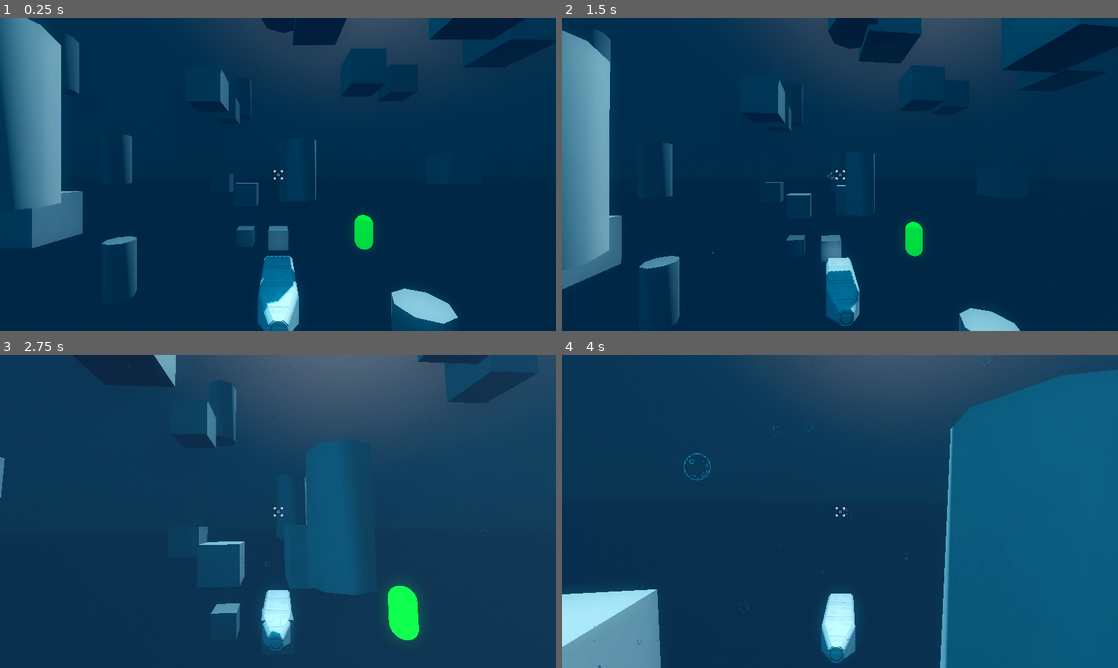
Above: before the commit, frames 1-4 (two rows, left to right).
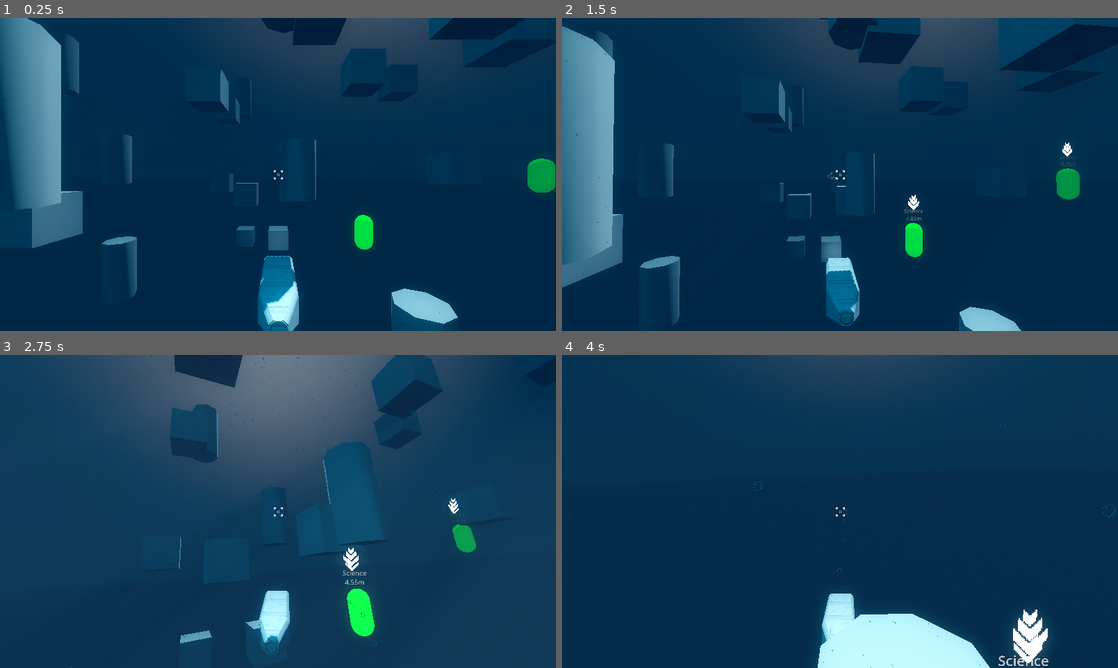
Above: after the commit, the same moments.

Repository: cogwerkz/ldjam57-depths
Game: Godot game, scene res://arena/Game.tscn
The game is run twice, just before and just after one commit, with the same random seed, the same clock (stepped at 60 frames per second) and the same inputs.
Inputs (mouse positions are in pixels of both pictures, inside the frame that each line leads up to):
- Up to frame 1 (0.25 s): no input
- Up to frame 2 (1.5 s): move the mouse to (867, 174) at 0.52 s; hold W (throttle_forward) from 0.53 s (still down); tap Middle mouse button (tertiary_action) at 0.6, 1.35 s; move the mouse to (812, 174) at 1.27 s
- Up to frame 3 (2.75 s): keep holding W (throttle_forward); move the mouse to (289, 505) at 2.02 s; hold Shift (throttle_overdrive) from 2.03 s (still down); tap Middle mouse button (tertiary_action) at 2.3 s
- Up to frame 4 (4 s): keep holding W (throttle_forward); move the mouse to (834, 517) at 2.77 s; release Shift (throttle_overdrive) at 2.78 s; tap Middle mouse button (tertiary_action) at 2.85, 3.6 s; move the mouse to (878, 514) at 3.52 s

The runs differ from the first frame. In frame 1, 0.5% of the frame differs, in the area x 28-100%, y 44-95%; in frame 2, 1.8%; in frame 3, 20%; in frame 4, 39%, in the area x 0-100%, y 0-100%.

Commit message:
Impol POI marker mechanism and basic scanner function

Diff:
--- a/arena/Game.tscn
+++ b/arena/Game.tscn
@@ -64,6 +64,11 @@
 [node name="Pickup" parent="Pickups" instance=ExtResource("3_m1fsu")]
 transform = Transform3D(1, 0, 0, 0, 1, 0, 0, 0, 1, 5, 0, -6)
 
+[node name="Pickup2" parent="Pickups" instance=ExtResource("3_m1fsu")]
+transform = Transform3D(1, 0, 0, 0, 1, 0, 0, 0, 1, 15.4, 3.3, -6)
+type = 2
+amount = 50
+
 [node name="CSGBox3D" type="CSGBox3D" parent="."]
 transform = Transform3D(1, 0, 0, 0, 1, 0, 0, 0, 1, 0, 0, -5)
 
--- /dev/null
+++ b/entity/marker/PoiMarker.tscn
@@ -0,0 +1,109 @@
+[gd_scene load_steps=8 format=3 uid="uid://buuvl2lynwwv5"]
+
+[ext_resource type="Script" uid="uid://bvh2o5vcq36yo" path="res://entity/marker/poi_marker.gd" id="1_8eowh"]
+[ext_resource type="Texture2D" uid="uid://bgxc68mges26y" path="res://assets/raw/marker.png" id="1_fxbgl"]
+
+[sub_resource type="StandardMaterial3D" id="StandardMaterial3D_bjgrx"]
+resource_local_to_scene = true
+transparency = 1
+no_depth_test = true
+shading_mode = 0
+disable_ambient_light = true
+disable_fog = true
+albedo_texture = ExtResource("1_fxbgl")
+texture_filter = 0
+billboard_mode = 3
+billboard_keep_scale = true
+particles_anim_h_frames = 1
+particles_anim_v_frames = 1
+particles_anim_loop = false
+
+[sub_resource type="QuadMesh" id="QuadMesh_bjgrx"]
+resource_local_to_scene = true
+material = SubResource("StandardMaterial3D_bjgrx")
+
+[sub_resource type="Animation" id="Animation_fxbgl"]
+resource_name = "bob"
+loop_mode = 1
+tracks/0/type = "value"
+tracks/0/imported = false
+tracks/0/enabled = true
+tracks/0/path = NodePath("Marker3D/MeshInstance3D:position")
+tracks/0/interp = 2
+tracks/0/loop_wrap = true
+tracks/0/keys = {
+"times": PackedFloat32Array(0, 0.5),
+"transitions": PackedFloat32Array(1, 1),
+"update": 0,
+"values": [Vector3(0, 0, 0), Vector3(0, 0.4, 0)]
+}
+tracks/1/type = "value"
+tracks/1/imported = false
+tracks/1/enabled = true
+tracks/1/path = NodePath("Marker3D/MeshInstance3D:scale")
+tracks/1/interp = 2
+tracks/1/loop_wrap = true
+tracks/1/keys = {
+"times": PackedFloat32Array(0, 0.5),
+"transitions": PackedFloat32Array(1, 1),
+"update": 0,
+"values": [Vector3(1, 1, 1), Vector3(1.2, 1.2, 1.2)]
+}
+
+[sub_resource type="Animation" id="Animation_8eowh"]
+length = 0.001
+tracks/0/type = "value"
+tracks/0/imported = false
+tracks/0/enabled = true
+tracks/0/path = NodePath("Marker3D/MeshInstance3D:position")
+tracks/0/interp = 1
+tracks/0/loop_wrap = true
+tracks/0/keys = {
+"times": PackedFloat32Array(0),
+"transitions": PackedFloat32Array(1),
+"update": 0,
+"values": [Vector3(0, 0, 0)]
+}
+tracks/1/type = "value"
+tracks/1/imported = false
+tracks/1/enabled = true
+tracks/1/path = NodePath("Marker3D/MeshInstance3D:scale")
+tracks/1/interp = 1
+tracks/1/loop_wrap = true
+tracks/1/keys = {
+"times": PackedFloat32Array(0),
+"transitions": PackedFloat32Array(1),
+"update": 0,
+"values": [Vector3(1, 1, 1)]
+}
+
+[sub_resource type="AnimationLibrary" id="AnimationLibrary_8eowh"]
+_data = {
+&"RESET": SubResource("Animation_8eowh"),
+&"bob": SubResource("Animation_fxbgl")
+}
+
+[node name="PoiMarker" type="Node3D"]
+script = ExtResource("1_8eowh")
+
+[node name="Marker3D" type="Marker3D" parent="."]
+transform = Transform3D(1, 0, 0, 0, 1, 0, 0, 0, 1, 0, 0.7, 0)
+
+[node name="MeshInstance3D" type="MeshInstance3D" parent="Marker3D"]
+mesh = SubResource("QuadMesh_bjgrx")
+skeleton = NodePath("../..")
+
+[node name="Label3D" type="Label3D" parent="."]
+layers = 524288
+billboard = 1
+double_sided = false
+no_depth_test = true
+texture_filter = 0
+text = "#TODO"
+font_size = 64
+
+[node name="AnimationPlayer" type="AnimationPlayer" parent="."]
+libraries = {
+&"": SubResource("AnimationLibrary_8eowh")
+}
+autoplay = "bob"
--- /dev/null
+++ b/entity/marker/poi_marker.gd
@@ -0,0 +1,20 @@
+extends Node3D
+
+@onready var label: Label3D = $Label3D
+@export var life: float
+@export var anchor: Node3D
+@export var text: String
+
+func _ready() -> void:
+	var material = $Marker3D/MeshInstance3D.mesh.surface_get_material(0)
+	var tween = get_tree().create_tween()
+	tween.set_ease(Tween.EASE_IN_OUT)
+	tween.set_trans(Tween.TRANS_CUBIC)
+	tween.parallel().tween_property(material, "albedo_color", Color(1.0, 1.0, 1.0, 0.0), life)
+	tween.parallel().tween_property(label, "modulate", Color(1.0, 1.0, 1.0, 0.0), life)
+	await tween.finished
+	queue_free()
+
+func _process(_delta: float) -> void:
+	var distance = anchor.global_position.distance_to(global_position)
+	label.text = "%s\n%.2fm" % [text, distance]
--- a/entity/pickup/pickup.gd
+++ b/entity/pickup/pickup.gd
@@ -8,13 +8,20 @@
 	LogBook,
 }
 
+const NAMES = {
+	PickupType.Science: "Science",
+	PickupType.Fuel: "Fuel",
+	PickupType.Ammo: "Ammo",
+	PickupType.LogBook: "Lost Log Book",
+}
+
 @export var type: PickupType = PickupType.Science
 @export var amount: int = 1
 # This should only exist for log books
 @export var log_book_entry: String = ""
 
 func pickup_descriptor() -> Dictionary:
-	var ret = { "type": type }
+	var ret = { "type": type, "name": NAMES[type] }
 
 	match type:
 		PickupType.LogBook:
--- a/entity/player/PlayerSubmarine.tscn
+++ b/entity/player/PlayerSubmarine.tscn
@@ -53,6 +53,9 @@
 
 [sub_resource type="QuadMesh" id="QuadMesh_dan0s"]
 material = SubResource("StandardMaterial3D_vka5r")
+
+[sub_resource type="SphereShape3D" id="SphereShape3D_x8ejc"]
+radius = 30.0
 
 [node name="PlayerSubmarine" type="RigidBody3D"]
 script = ExtResource("1_vby8d")
@@ -120,10 +123,19 @@
 [node name="CollisionShape3D" type="CollisionShape3D" parent="PickupDetector"]
 shape = SubResource("SphereShape3D_f1t2n")
 
-[node name="GPUParticles3D2" type="GPUParticles3D" parent="."]
+[node name="BubbleParticles" type="GPUParticles3D" parent="."]
 amount = 4096
 lifetime = 4.0
+preprocess = 1.0
 randomness = 0.5
 visibility_aabb = AABB(-64, -64, -64, 128, 128, 128)
 process_material = SubResource("ParticleProcessMaterial_6lrfa")
 draw_pass_1 = SubResource("QuadMesh_dan0s")
+
+[node name="Scanner" type="Area3D" parent="."]
+collision_layer = 0
+collision_mask = 12
+monitorable = false
+
+[node name="CollisionShape3D" type="CollisionShape3D" parent="Scanner"]
+shape = SubResource("SphereShape3D_x8ejc")
--- a/entity/player/player_submarine.gd
+++ b/entity/player/player_submarine.gd
@@ -1,14 +1,22 @@
 extends RigidBody3D
 class_name PlayerSubmarine
+
+const MARKER := preload("res://entity/marker/PoiMarker.tscn")
 
 @onready var camera: Camera3D = $Camera3D
 @onready var crosshair: TextureRect = $Gui/Crosshair
 @onready var direction: TextureRect = $Gui/Direction
 
 @onready var pickup_detector: Area3D = $PickupDetector
+@onready var scanner: Area3D = $Scanner
 
-var current_state: PlayerState = PlayerState.new()
-var skill_tree: SkillTree = SkillTree.new()
+# TODO: use cd and range for scanner from state
+const SCANNER_COOLDOWN := 10.0
+var scanner_charge := SCANNER_COOLDOWN
+var scanner_decay := SCANNER_COOLDOWN * 0.6
+
+@export var current_state: PlayerState = PlayerState.new()
+@export var skill_tree: SkillTree = SkillTree.new()
 
 var mouse_captured = true
 var mouse_deltas := Vector2.ZERO
@@ -28,6 +36,18 @@
 
 func current_state_updated() -> void:
 	pass
+
+func scan() -> void:
+	for area in scanner.get_overlapping_areas():
+		if area is Pickup:
+			var pickup: Pickup = area
+			var marker = MARKER.instantiate(PackedScene.GEN_EDIT_STATE_INSTANCE)
+			marker.text = pickup.pickup_descriptor().name
+			marker.life = scanner_decay
+			marker.anchor = self
+			area.add_child(marker)
+			marker.global_position = pickup.global_position + Vector3(0.0, 1.5, 0.0)
+			marker.top_level = true
 
 func update_gui() -> void:
 	var center = crosshair.position # this makes arrow position independent of viewport size calculation
@@ -58,46 +78,57 @@
 
 	var acceleration := current_state.linear_acceleration * 60.0 * delta
 	var overdrive = 1.0
+	var should_auto_level = true
 	if Input.is_action_pressed('throttle_overdrive'):
 		overdrive = 4.0
 	if Input.is_action_pressed('throttle_forward'):
 		apply_force(transform.basis.z * -acceleration * overdrive, Vector3.ZERO)
+		should_auto_level = false
 	if Input.is_action_pressed('throttle_backward'):
 		apply_force(transform.basis.z * acceleration * overdrive, Vector3.ZERO)
+		should_auto_level = false
 	if Input.is_action_pressed('throttle_up'):
-		apply_force(transform.basis.y * acceleration, Vector3.ZERO)
+		apply_force(transform.basis.y * acceleration * overdrive, Vector3.ZERO)
+		should_auto_level = false
 	if Input.is_action_pressed('throttle_down'):
-		apply_force(transform.basis.y * -acceleration, Vector3.ZERO)
+		apply_force(transform.basis.y * -acceleration * overdrive, Vector3.ZERO)
+		should_auto_level = false
 	if Input.is_action_pressed('throttle_left'):
-		apply_force(transform.basis.x * -acceleration, Vector3.ZERO)
+		apply_force(transform.basis.x * -acceleration * overdrive, Vector3.ZERO)
+		should_auto_level = false
 	if Input.is_action_pressed('throttle_right'):
-		apply_force(transform.basis.x * acceleration, Vector3.ZERO)
+		apply_force(transform.basis.x * acceleration * overdrive, Vector3.ZERO)
+		should_auto_level = false
 	if Input.is_action_pressed('roll_left'):
-		apply_torque(transform.basis.z * acceleration * 0.2)
+		apply_torque(transform.basis.z * acceleration * overdrive * 0.2)
+		should_auto_level = false
 	if Input.is_action_pressed('roll_right'):
-		apply_torque(transform.basis.z * -acceleration * 0.2)
+		apply_torque(transform.basis.z * -acceleration * overdrive * 0.2)
+		should_auto_level = false
 
-	var yaw = mouse_deltas.x / crosshair.position.x * 100000.0 * delta
-	var pitch = mouse_deltas.y / crosshair.position.y * 100000.0 * delta
+	if Input.is_action_just_released("tertiary_action"):
+		scan()
 
-	#var a = current_state.angular_acceleration
-	#var max_angular_acceleration = Vector3(a, a, a)
-	#apply_torque(clamp(transform.basis.y * (-yaw), -max_angular_acceleration, max_angular_acceleration))
-	#apply_torque(clamp(transform.basis.x * (-pitch), -max_angular_acceleration, max_angular_acceleration))
+	var yaw = mouse_deltas.x / crosshair.position.x * 100000.0 * overdrive * delta
+	var pitch = mouse_deltas.y / crosshair.position.y * 100000.0 * overdrive * delta
 
 	apply_torque(transform.basis.y * (-yaw))
 	apply_torque(transform.basis.x * (-pitch))
+
+	if absf(yaw) > 0.5 || absf(pitch) > 0.5:
+		should_auto_level = false
 
 
 	update_gui()
 
 	mouse_deltas *= 0.5
 
-	# Always point Y axis up - "auto-leveling"
-	var new_x = -global_transform.basis.z.cross(Vector3.UP).normalized()
-	var new_z = new_x.cross(Vector3.UP).normalized()
-	var new_basis = Basis(new_x, Vector3.UP, new_z)
-	global_transform.basis = global_transform.basis.slerp(new_basis, 0.8 * delta)
+	if should_auto_level:
+		# Always point Y axis up - "auto-leveling"
+		var new_x = -global_transform.basis.z.cross(Vector3.UP).normalized()
+		var new_z = new_x.cross(Vector3.UP).normalized()
+		var new_basis = Basis(new_x, Vector3.UP, new_z)
+		global_transform.basis = global_transform.basis.slerp(new_basis, 0.8 * delta)
 
 func on_pickup(area: Area3D):
 	if area is Pickup:
--- a/project.godot
+++ b/project.godot
@@ -102,10 +102,10 @@
 
 [layer_names]
 
-3d_physics/layer_1="World"
 3d_physics/layer_2="Player"
 3d_physics/layer_3="Pickups"
 3d_physics/layer_4="Hostiless"
+3d_physics/layer_5="World"
 
 [physics]
 
Not shown: 1 places in arena/Game.tscn that only renumber resources
Binary file added: assets/raw/marker.aseprite
Binary file added: assets/raw/marker.png
Not shown, added: assets/raw/marker.png.import
Not shown, added: entity/marker/poi_marker.gd.uid
Not shown: 1 places in entity/player/PlayerSubmarine.tscn that only renumber resources
